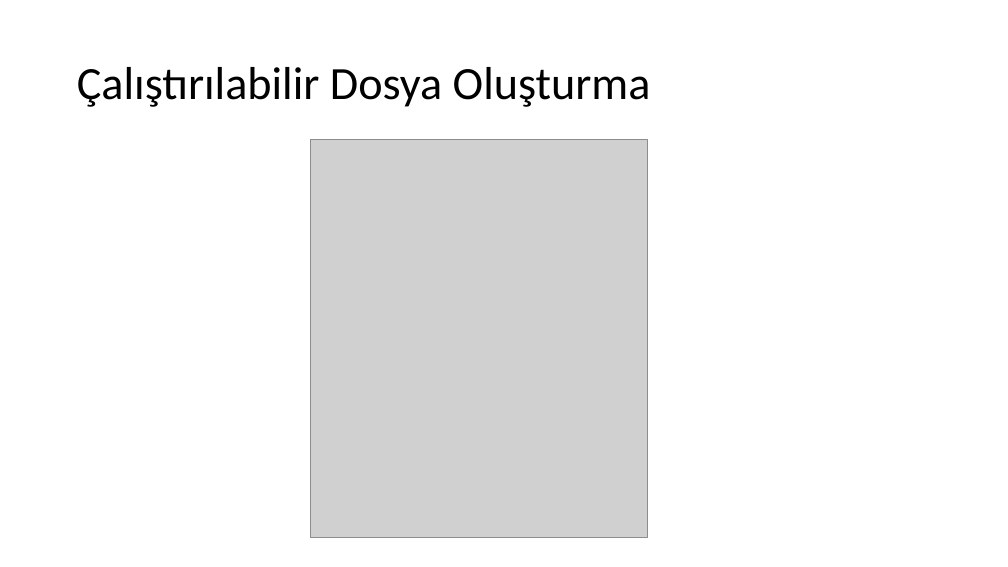
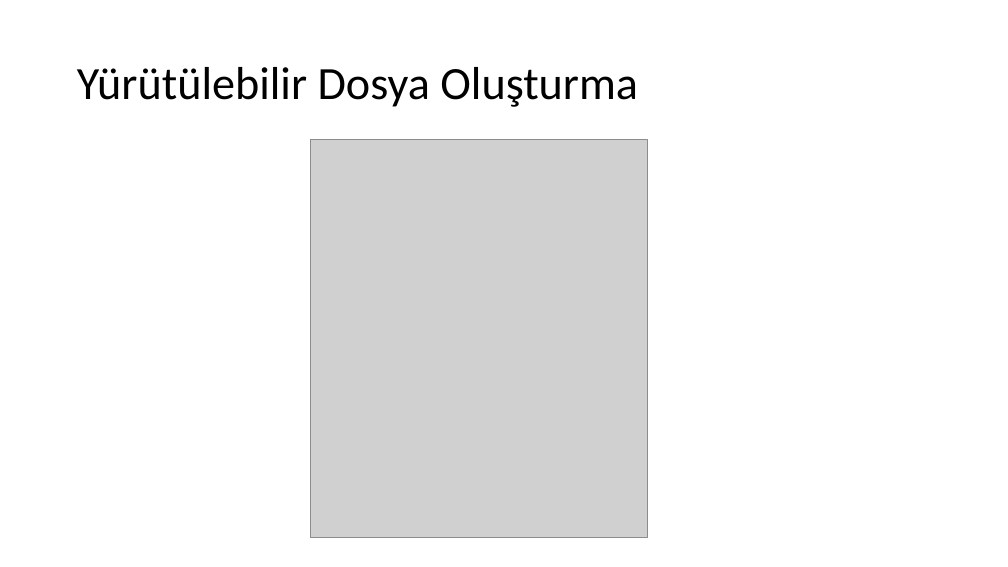
Before and after one commit to sercankulcu/sercankulcu.github.io, a slide deck: slide 82 of assets/teaching/os/1_Bolum_1_Giris.pptx (slide 55 before the commit). Drawn at 1008x567 pixels with LibreOffice and Linux fonts; fonts in the diff are those of the drawing; grey boxes stand for pictures. Boxes give left, top, right and bottom in pixels: in the first picture for what was removed or moved away, otherwise in the second. Text is boxed around its words. In the diff, an @@ line names an element or a change of style, - is before the commit and + after.

```diff
--- a/assets/teaching/os/1_Bolum_1_Giris.pptx
+++ b/assets/teaching/os/1_Bolum_1_Giris.pptx
@@ title at (77,67,638,107): text changed @@
-Çalıştırılabilir Dosya Oluşturma
+Yürütülebilir Dosya Oluşturma
```
Also in this commit, not shown: 7 other slides changed, 28 slides added, 1 other file.
